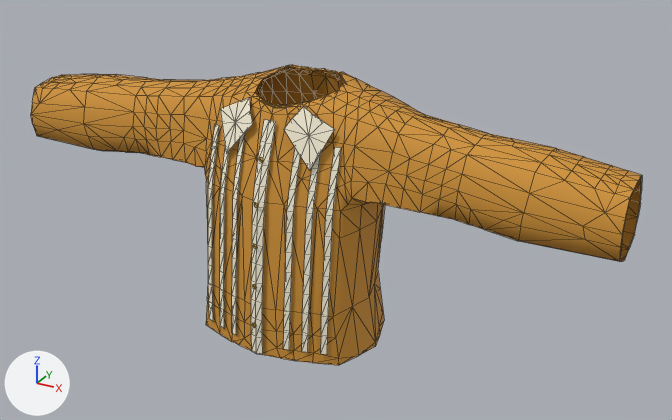
The glTF model character_creator_app/assets/shirts/glb/06_Ochre_Stripe.glb, before and after one commit.
Rendered twice from a 50 mm lens placed at (1.75, -2.9, 3.52), pointed at (0.14, 0.03, 2.05). Arrows for +X, +Y and +Z are at lower left; the lights stay in place. The older version comes first. Mesh edges are drawn as thin lines. Vertices at exactly the same position are counted once.

Objects in the first picture: 'EXPORT_06_Ochre_Stripe'.
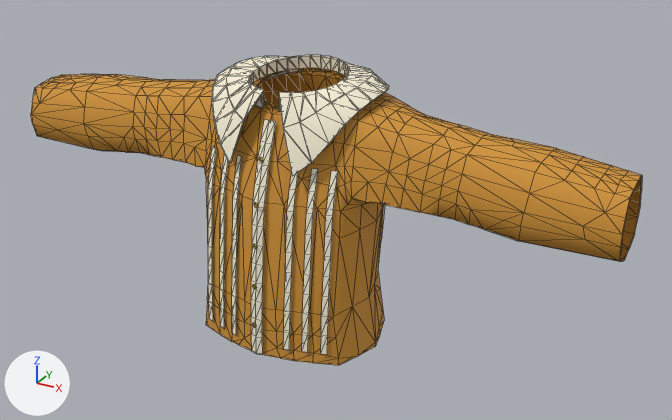
Diff of the bpy script that builds the scene:
```diff
--- a/character_creator_app/assets/shirts/glb/06_Ochre_Stripe.glb.py
+++ b/character_creator_app/assets/shirts/glb/06_Ochre_Stripe.glb.py
@@ me_06_ochre_stripe_mesh_001 @@
 # used by ob_export_06_ochre_stripe; location = (0.0, 0.0, 0.0)
-me_06_ochre_stripe_mesh_001.from_pydata(...)  # 934 vertices, 1542 faces; spans x -1.26..1.26, y -0.36..0.24, z 1.56..2.58
+me_06_ochre_stripe_mesh_001.from_pydata(...)  # 1106 vertices, 1920 faces; spans x -1.26..1.26, y -0.36..0.31, z 1.56..2.62
+# me_06_ochre_stripe_mesh_001 part 1: a new loose piece of 208 vertices spanning x -0.34..0.34, y -0.28..0.31, z 2.3..2.62, in mat_wardrobe___cream (pale yellow #f8f0d7)
+# me_06_ochre_stripe_mesh_001 part 2
+# 58 vertices are removed from x -0.27..0.27, y -0.24..0.11, z 2.32..2.58
+# 111 faces are deleted
+# 4 vertices in x -0.11..0.11, y 0.13..0.17, z 2.57 move by (0.0, 0.02, -0.01)
+# 4 vertices in x -0.06..0.06, y 0.16..0.17, z 2.56 move by (0.0, 0.02, 0.0)
+# 3 vertices in x -0.13..0.09, y -0.15..-0.12, z 2.52 move by (0.0, -0.02, 0.0)
+# 3 vertices in x -0.04..0.04, y 0.18, z 2.56 move by (0.0, 0.01, 0.0)
+# 12 vertices move from x -0.15..0.11, y -0.15..0.16, z 2.52..2.58 to x -0.17..0.12, y -0.17..0.17, z 2.52..2.56
+# 22 vertices are added at x -0.18..0.18, y -0.2..0.14, z 2.52..2.56
+# 77 new faces join them, mat_wardrobe___ochre (orange #d09335)
 me_06_ochre_stripe_mesh_001.materials.append(mat_wardrobe___cream)
```

Where the change shows, as pixel boxes [x1, y1, x2, y2] in the pictures (672 x 420 px; the box of a moved part takes in the faces that stretch with it):
'EXPORT_06_Ochre_Stripe', reshaped: before [31, 65, 642, 365]; after [31, 55, 642, 365]
part 1 of me_06_ochre_stripe_mesh_001, added (pale yellow): after [211, 55, 389, 176]
part 2 of me_06_ochre_stripe_mesh_001, moved or reshaped: before [212, 65, 363, 171]; after [260, 68, 346, 107]
